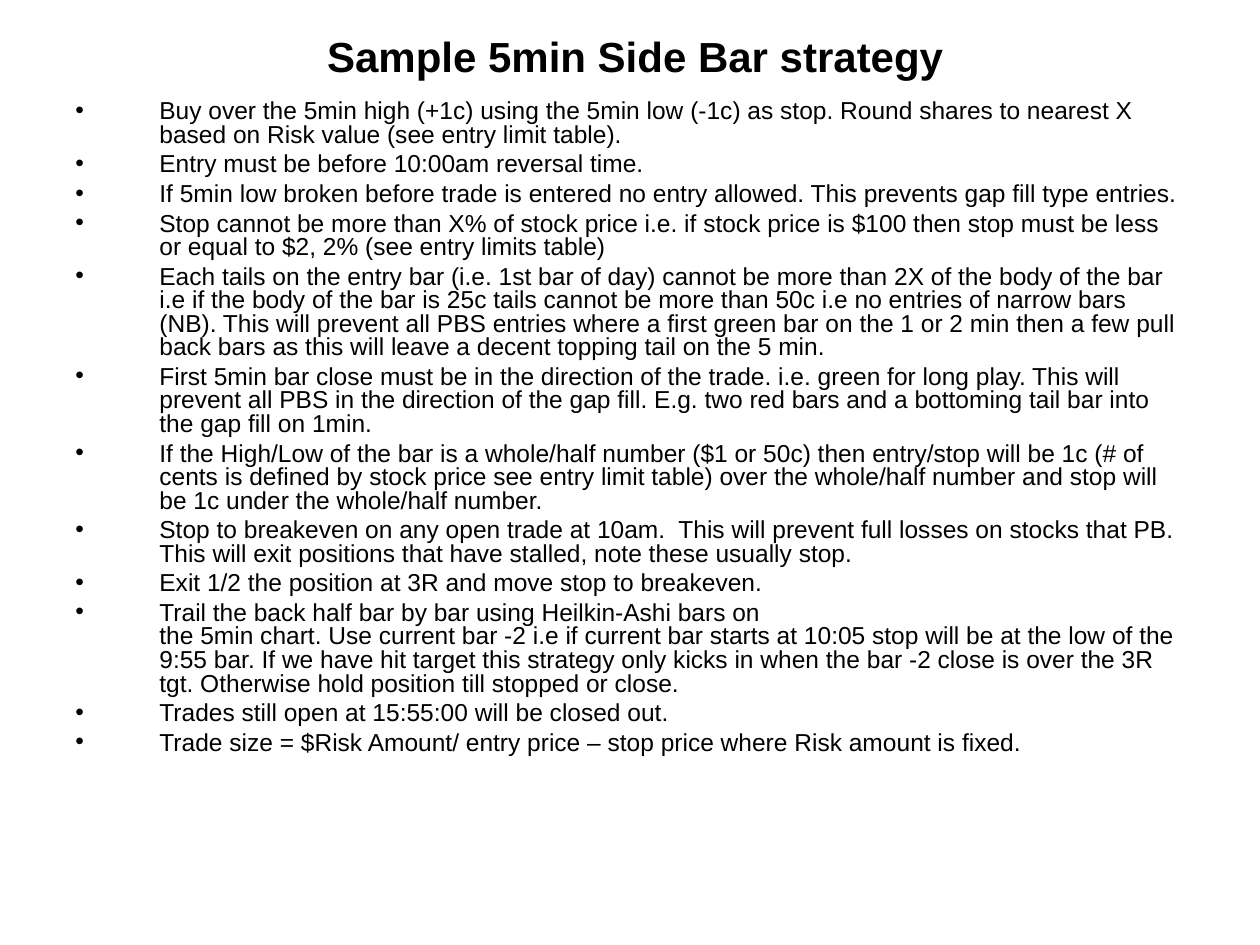
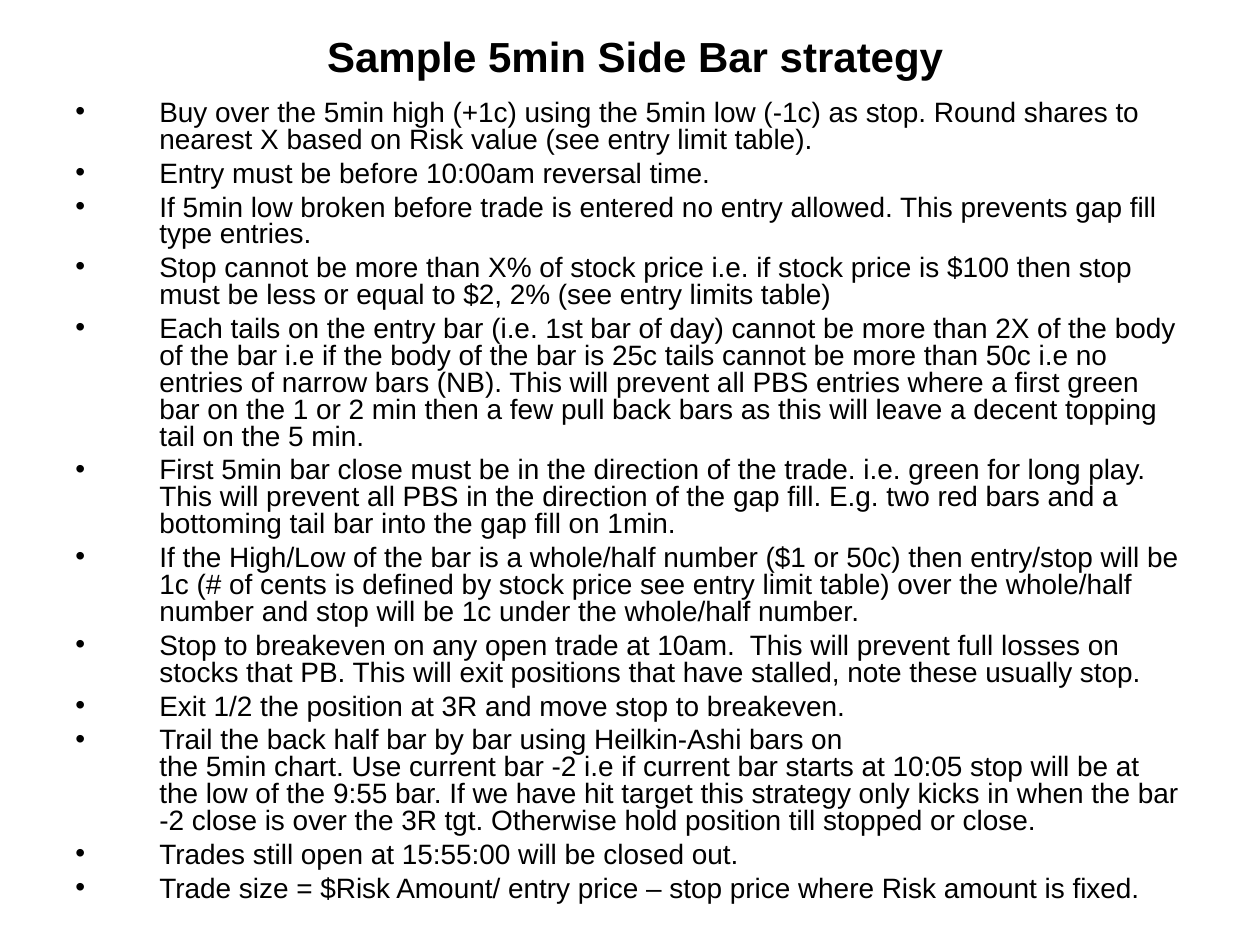
Before and after one commit to trade-manager/trade-manager, a slide deck: slide 4 of docs/Trading Day.ppt. Drawn at 1260x945 pixels with LibreOffice and Linux fonts; fonts in the diff are those of the drawing. Boxes give left, top, right and bottom in pixels: in the first picture for what was removed or moved away, otherwise in the second. Text is boxed around its words. In the diff, an @@ line names an element or a change of style, - is before the commit and + after.

```diff
--- a/docs/Trading Day.ppt
+++ b/docs/Trading Day.ppt
@@ text "Buy over the 5min high ..." at box(159, 101, 1178, 903): size 14 to 16 pt @@
```
Also in this commit, not shown: 2 other slides changed, 1 other file.
